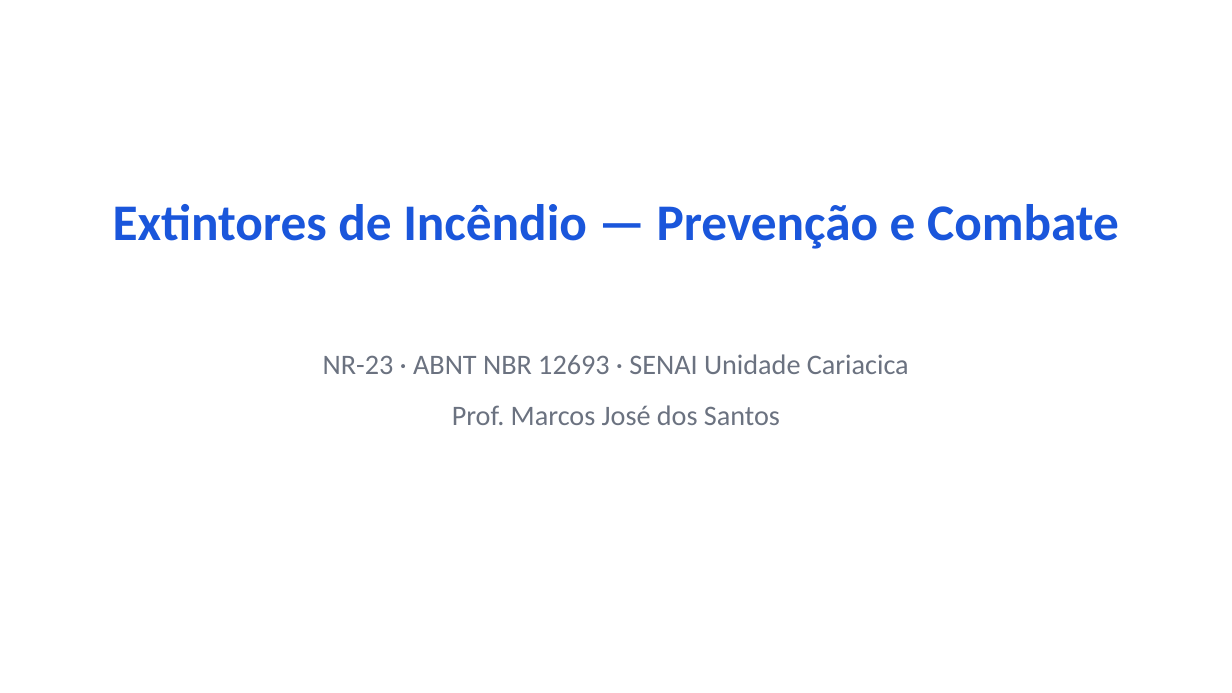
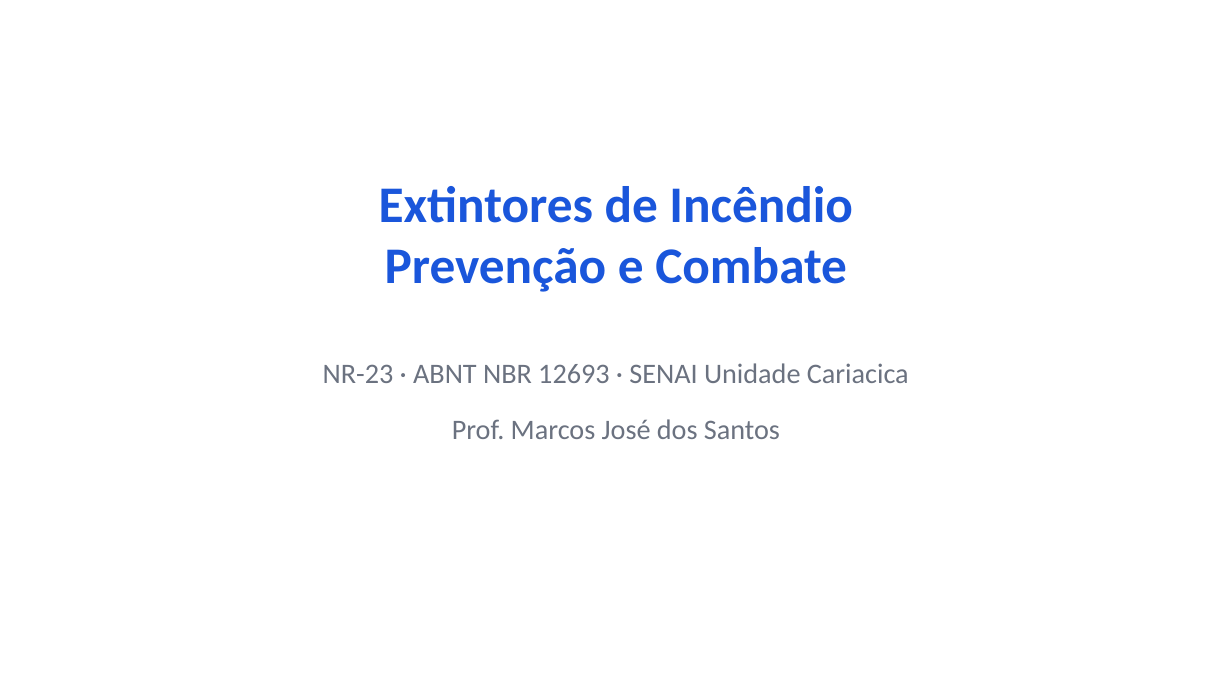
Before and after one commit to sanicolauvix/quiz-nr, a slide deck: slide 1 of 05_Extintores.pptx. Drawn at 1232x693 pixels with LibreOffice and Linux fonts; fonts in the diff are those of the drawing. Boxes give left, top, right and bottom in pixels: in the first picture for what was removed or moved away, otherwise in the second. Text is boxed around its words. In the diff, an @@ line names an element or a change of style, - is before the commit and + after.

```diff
--- a/05_Extintores.pptx
+++ b/05_Extintores.pptx
@@ text at [379, 186, 853, 292]: text changed @@
-Extintores de Incêndio — Prevenção e Combate
+Extintores de Incêndio
+Prevenção e Combate
@@ text "NR-23 · ABNT NBR 12693 ...": place and size @@
-text "NR-23 · ABNT NBR 12693 ..." at [323, 354, 909, 374]
+text "NR-23 · ABNT NBR 12693 ..." at [323, 363, 909, 383]
@@ text "Prof. Marcos José dos Santos": place and size @@
-text "Prof. Marcos José dos Santos" at [452, 405, 780, 425]
+text "Prof. Marcos José dos Santos" at [452, 419, 780, 439]
```
Also in this commit, not shown: 9 other slides changed, 7 other files.
